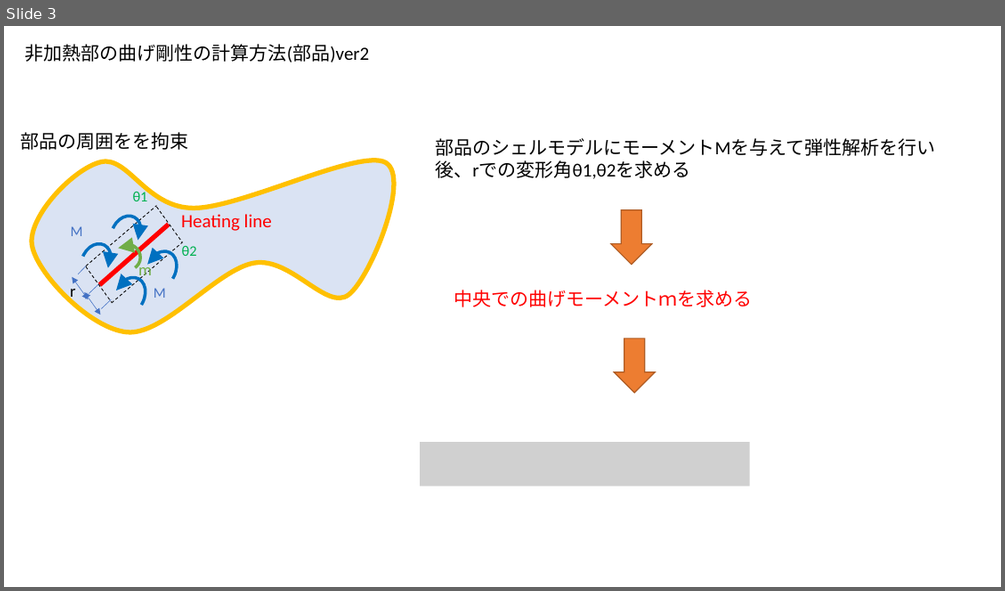
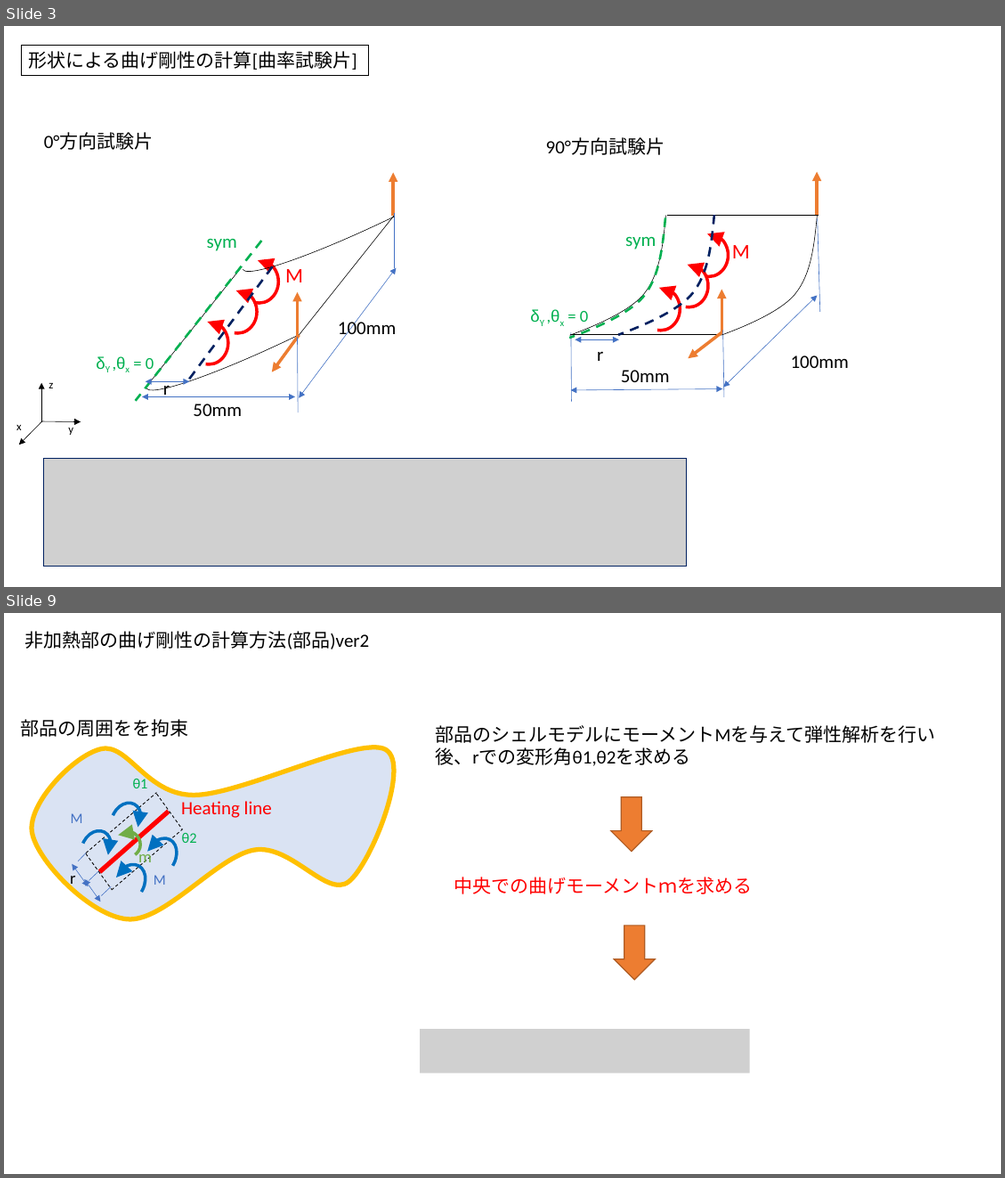
Before and after one commit to yuki0083/research, a slide deck: 剛性計算方法.pptx. Shown one above the other, each under a label of ours: slide 3 before the commit, slides 3 and 9 after it; the slides between them are not shown. The pictures are 1005x591 and 1005x1178 pixels, drawn with LibreOffice and Linux fonts; fonts in the diff are those of the drawing; grey boxes stand for pictures. Boxes give left, top, right and bottom in pixels: in the first picture for what was removed or moved away, otherwise in the second. Text is boxed around its words. In the diff, an @@ line names an element or a change of style, - is before the commit and + after.

```diff
--- a/剛性計算方法.pptx
+++ b/剛性計算方法.pptx
@@ slide 3 added at (4, 26, 1001, 587), background #FFFFFF @@
@@ rectangle added at (21, 46, 369, 75), fill #FFFFFF, outline #000000 1 pt, 18 pt, text #000000 @@
+形状による曲げ剛性の計算[曲率試験片]
@@ text added at (44, 132, 154, 150), 18 pt, text #000000 @@
+0°方向試験片
@@ text added at (546, 137, 664, 155), 18 pt, text #000000 @@
+90°方向試験片
@@ group added at (569, 172, 849, 402): 6 texts, 5 lines, 4 freeform shapes, 3 arc (boxed as its full ellipse)s, 3 arrows, 3 double arrows @@
+50mm
+M
+sym
+100mm
+δY ,θx = 0
+r
@@ group added at (16, 383, 81, 445): 3 arrows, 3 texts @@
+x
+y
+z
@@ group added at (136, 115, 537, 416): 6 lines, 6 texts, 5 arc (boxed as its full ellipse)s, 3 arrows, 3 double arrows @@
+50mm
+M
+sym
+100mm
+δY ,θx = 0
+r
@@ picture added at (44, 459, 686, 566) @@
@@ what was slide 3 is now slide 9 @@
```
Also in this commit, not shown: 4 slides changed, 4 other slides added, 2 other files.
